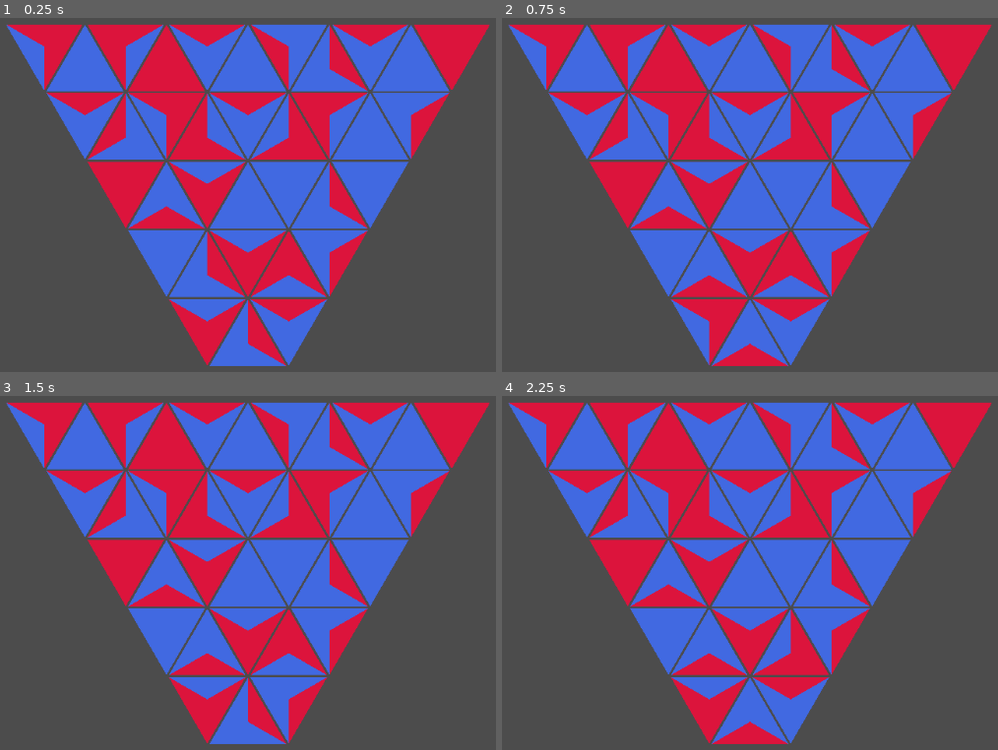
Above: before the commit, frames 1-4 (two rows, left to right).
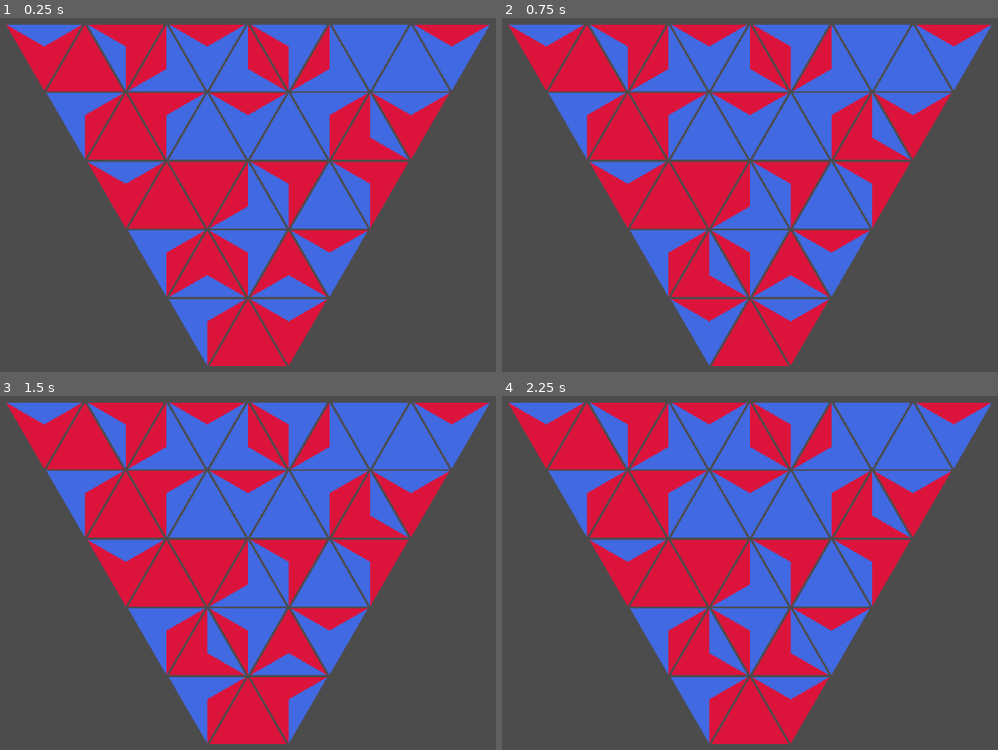
Above: after the commit, the same moments.

Repository: BoatsandJoes/tri-twist
Game: Godot game, scene res://scenes/Main.tscn
Two runs of this game, one before a commit and one after it. Both use one fixed random seed, a clock stepped at 60 frames per second and the inputs below.
Inputs (mouse positions are in pixels of both pictures, inside the frame that each line leads up to):
- Up to frame 1 (0.25 s): no input
- Up to frame 2 (0.75 s): tap Enter (ui_accept) at 0.5 s; move the mouse to (670, 297) at 0.52 s; click (670, 297) at 0.67 s
- Up to frame 3 (1.5 s): tap Enter (ui_accept) at 0.77, 1.25 s; move the mouse to (208, 742) at 1.27 s; click (208, 742) at 1.42 s
- Up to frame 4 (2.25 s): tap Enter (ui_accept) at 1.52, 2 s; move the mouse to (750, 675) at 2.02 s; click (750, 675) at 2.17 s

The runs differ from the first frame. In frame 1, 26% of the frame differs, in the area x 1-99%, y 1-99%; in frame 2, 26%; in frame 3, 26%; in frame 4, 27%.

Commit message:
Refactored cells to have an empty state, as well as the way neighbors and empty cells are fetched.

Diff:
--- a/project.godot
+++ b/project.godot
@@ -8,9 +8,20 @@
 
 config_version=4
 
-_global_script_classes=[  ]
+_global_script_classes=[ {
+"base": "Node2D",
+"class": "GameGrid",
+"language": "GDScript",
+"path": "res://scenes/GameGrid.gd"
+}, {
+"base": "Area2D",
+"class": "TriangleCell",
+"language": "GDScript",
+"path": "res://scenes/TriangleCell.gd"
+} ]
 _global_script_class_icons={
-
+"GameGrid": "",
+"TriangleCell": ""
 }
 
 [application]
--- a/scenes/GameGrid.gd
+++ b/scenes/GameGrid.gd
@@ -1,12 +1,15 @@
 extends Node2D
+class_name GameGrid
 
 
-export (PackedScene) var Triangle
-export var triangleSize: int
+export (PackedScene) var TriangleCell
+export var cellSize: int
 export var margin: int
 var grid: Array
 var window: Rect2
 var gravityTimer: Timer
+enum Direction {LEFT, RIGHT, VERTICAL}
+enum Rotation {CLOCKWISE, COUNTERCLOCKWISE}
 
 # Called when the node enters the scene tree for the first time.
 func _ready():
@@ -20,104 +23,105 @@
 			[null, null, null, null, null, null, null],
 			[null, null, null, null, null, null, null, null, null],
 			[null, null, null, null, null, null, null, null, null, null, null]]
+	for rowIndex in grid.size():
+		for columnIndex in grid[rowIndex].size():
+			grid[rowIndex][columnIndex] = TriangleCell.instance()
+			grid[rowIndex][columnIndex].init(cellSize, rowIndex, columnIndex, get_position_for_cell(rowIndex, columnIndex))
+			grid[rowIndex][columnIndex].fill_randomly()
+			add_child(grid[rowIndex][columnIndex])
+	# Fill grid randomly; debug
 	fill_grid()
 
 func fill_grid():
-	var emptyCell = get_empty_cell()
-	while (emptyCell != [-1, -1]):
-		var triangle = Triangle.instance()
-		triangle.init(triangleSize)
-		# set position
-		triangle.position = get_triangle_position_for_cell(emptyCell[1], emptyCell[0])
-		# flip every odd triangle
-		if emptyCell[0] % 2 == 1:
-			triangle.flip()
-		# Place triangle in grid datastructure
-		grid[emptyCell[1]][emptyCell[0]] = triangle
-		# add triangle to scene tree
-		add_child(triangle)
-		# check empty cells again
-		emptyCell = get_empty_cell()
+	# fills all cells with random triangles
+	for emptyCell in get_all_empty_cells():
+		emptyCell.fill_randomly()
 
-func get_triangle_position_for_cell(rowIndex: int, triangleIndex: int) -> Vector2:
-	return Vector2((window.size[0]/2) - triangleSize/2 +
-				((triangleIndex - (grid[rowIndex].size()/2)) * ((triangleSize/2) + margin)),
-				window.size[1] - triangleSize - (rowIndex * ((triangleSize * sqrt(3) / 2) + margin)))
+func get_position_for_cell(rowIndex: int, columnIndex: int) -> Vector2:
+	return Vector2((window.size[0]/2) - cellSize/2 +
+				((columnIndex - (grid[rowIndex].size()/2)) * ((cellSize/2) + margin)),
+				window.size[1] - cellSize - (rowIndex * ((cellSize * sqrt(3) / 2) + margin)))
 
-func get_empty_cell():
+func get_all_empty_cells() -> Array:
+	var results = []
 	for rowIndex in grid.size():
-		for triangleIndex in grid[rowIndex].size():
-			if grid[rowIndex][triangleIndex] == null:
-				return [triangleIndex,rowIndex]
-	return [-1, -1]
+		for columnIndex in grid[rowIndex].size():
+			if grid[rowIndex][columnIndex].empty:
+				results.append(grid[rowIndex][columnIndex])
+	return results
+
+func get_neighbor(rowIndex: int, columnIndex: int, direction: int) -> TriangleCell:
+	if direction == Direction.LEFT && columnIndex > 0:
+		return grid[rowIndex][columnIndex - 1]
+	elif direction == Direction.RIGHT && columnIndex < grid[rowIndex].size() - 1:
+		return grid[rowIndex][columnIndex + 1]
+	elif direction == Direction.VERTICAL:
+		if grid[rowIndex][columnIndex].pointFacingUp && rowIndex > 0:
+			return grid[rowIndex - 1][columnIndex - 1]
+		elif !grid[rowIndex][columnIndex].pointFacingUp && rowIndex < grid.size() - 1:
+			return grid[rowIndex + 1][columnIndex + 1]
+	return null
 
 func _input(event):
 	if event is InputEventMouseButton:
 		if event.pressed:
 			for rowIndex in grid.size():
-				for triangleIndex in grid[rowIndex].size():
-					if grid[rowIndex][triangleIndex] != null && grid[rowIndex][triangleIndex].triangleFocused:
-						handle_triangle_input(rowIndex, triangleIndex, event)
+				for columnIndex in grid[rowIndex].size():
+					if grid[rowIndex][columnIndex].cellFocused:
+						handle_cell_input(rowIndex, columnIndex, event)
+						break
 	elif event is InputEventKey && event.is_action_pressed("ui_accept"):
 		# kick off gravity, debug
 		$GravityTimer.start()
-	elif event is InputEventKey && event.is_action_pressed("ui_escape"):
-		get_tree().quit()
 
-func handle_triangle_input(rowIndex: int, triangleIndex: int, event: InputEventMouseButton):
+func handle_cell_input(rowIndex: int, columnIndex: int, event: InputEventMouseButton):
 	if event.button_index == 3:
 		# delete tile, debug
-		grid[rowIndex][triangleIndex].free()
+		grid[rowIndex][columnIndex].clear()
 	if event.button_index == 1 || event.button_index == 2:
 		# rotate
 		var rotation
 		if event.button_index == 1:
-			rotation = -1
+			rotation = Rotation.COUNTERCLOCKWISE
 		else:
-			rotation = 1
-		grid[rowIndex][triangleIndex].spin(rotation)
+			rotation = Rotation.CLOCKWISE
+		grid[rowIndex][columnIndex].spin(rotation)
 		# Get and rotate neighbors opposite way
-		rotation = -rotation
-		if triangleIndex > 0 && grid[rowIndex][triangleIndex - 1] != null:
-			grid[rowIndex][triangleIndex - 1].spin(rotation)
-		if triangleIndex < grid[rowIndex].size() - 1 && grid[rowIndex][triangleIndex + 1] != null:
-			grid[rowIndex][triangleIndex + 1].spin(rotation)
-		if grid[rowIndex][triangleIndex].pointFacingUp && rowIndex > 0 && grid[rowIndex - 1][triangleIndex - 1] != null:
-			grid[rowIndex - 1][triangleIndex - 1].spin(rotation)
-		elif !grid[rowIndex][triangleIndex].pointFacingUp && rowIndex < grid.size() - 1 && grid[rowIndex + 1][triangleIndex + 1] != null:
-			grid[rowIndex + 1][triangleIndex + 1].spin(rotation)
+		for i in range(3):
+			var neighbor = get_neighbor(rowIndex, columnIndex, i)
+			if neighbor != null:
+				neighbor.spin(-rotation)
 
 # Called every frame. 'delta' is the elapsed time since the previous frame.
 #func _process(delta):
 #	pass
 
-func move_triangle_down_one_step(rowIndex: int, triangleIndex: int):
-	#TODO
-	pass
-
 func _on_GravityTimer_timeout():
 	var floatingPieces = false
-	# scan for floating pieces
-	var emptyCell = get_empty_cell()
-	if emptyCell != [-1, -1]:
-		if emptyCell[0]%2 != 1:
+	# scan for floating pieces and move each one once
+	for emptyCell in get_all_empty_cells():
+		if !emptyCell.pointFacingUp:
 			# Check cell above
-			if emptyCell[1] < grid.size() - 1 && grid[emptyCell[1] + 1][emptyCell[0] + 1] != null:
+			if get_neighbor(emptyCell.rowIndex, emptyCell.columnIndex, Direction.VERTICAL) != null:
 				floatingPieces = true
-				move_triangle_down_one_step(emptyCell[1] + 1, emptyCell[0] + 1)
+				#TODO move_triangle_down_one_step(emptyCell[0] + 1, emptyCell[1] + 1)
 		else:
 			# Check left neighbor
-			if emptyCell[0] > 0 && grid[emptyCell[1]][emptyCell[0] - 1] != null:
-				# Move piece right
-				grid[emptyCell[1]][emptyCell[0]] = grid[emptyCell[1]][emptyCell[0] - 1]
-				grid[emptyCell[1]][emptyCell[0] - 1] = null
-				grid[emptyCell[1]][emptyCell[0]].topple(1)
+			var leftNeighbor = get_neighbor(emptyCell.rowIndex, emptyCell.columnIndex, Direction.LEFT)
+			if leftNeighbor != null && !leftNeighbor.empty:
+				# Move piece right TODO
+				floatingPieces = true
+				#grid[emptyCell[0]][emptyCell[1]] = grid[emptyCell[0]][emptyCell[1] - 1]
+				#grid[emptyCell[0]][emptyCell[1] - 1] = null
+				#grid[emptyCell[0]][emptyCell[1]].topple(1)
 			# Check right neighbor
-			elif emptyCell[0] < grid[emptyCell[1]].size() - 1 && grid[emptyCell[1]][emptyCell[0] + 1] != null:
-				# Move piece left
-				grid[emptyCell[1]][emptyCell[0]] = grid[emptyCell[1]][emptyCell[0] + 1]
-				grid[emptyCell[1]][emptyCell[0] + 1] = null
-				grid[emptyCell[1]][emptyCell[0]].topple(-1)
+			var rightNeighbor = get_neighbor(emptyCell.rowIndex, emptyCell.columnIndex, Direction.RIGHT)
+			if rightNeighbor != null && !rightNeighbor.empty:
+				# Move piece left TODO
+				floatingPieces = true
+				#grid[emptyCell[0]][emptyCell[1]] = grid[emptyCell[0]][emptyCell[1] + 1]
+				#grid[emptyCell[0]][emptyCell[1] + 1] = null
+				#grid[emptyCell[0]][emptyCell[1]].topple(-1)
 	if !floatingPieces:
 		# stop gravity and fill grid; debug
 		$GravityTimer.stop()
--- a/scenes/GameGrid.tscn
+++ b/scenes/GameGrid.tscn
@@ -1,12 +1,12 @@
 [gd_scene load_steps=3 format=2]
 
 [ext_resource path="res://scenes/GameGrid.gd" type="Script" id=1]
-[ext_resource path="res://scenes/Triangle.tscn" type="PackedScene" id=2]
+[ext_resource path="res://scenes/TriangleCell.tscn" type="PackedScene" id=2]
 
 [node name="GameGrid" type="Node2D"]
 script = ExtResource( 1 )
-Triangle = ExtResource( 2 )
-triangleSize = 100
+TriangleCell = ExtResource( 2 )
+cellSize = 100
 margin = 3
 
 [node name="GravityTimer" type="Timer" parent="."]
--- a/scenes/Triangle.gd
+++ b/scenes/TriangleCell.gd
@@ -1,69 +1,81 @@
 extends Area2D
+class_name TriangleCell
 
 var size: int
-const colors = [Color.royalblue, Color.crimson]
-var leftColor: int
-var rightColor: int
-var verticalColor: int
+const colors = [Color.royalblue, Color.crimson, Color.black]
+var leftColor: int = colors.size() - 1
+var rightColor: int = colors.size() - 1
+var verticalColor: int = colors.size() - 1
 var pointFacingUp = false
-var triangleFocused = false
+var cellFocused = false
+var empty = true
+var rowIndex: int
+var columnIndex: int
 
+# Called when the node enters the scene tree for the first time.
 func _ready():
 	pass
 
-# Called when the node enters the scene tree for the first time.
-func init(triangleSize: int):
+# Call after instantiation to initialize.
+func init(triangleSize: int, triRowIndex: int, triColumnIndex: int, cellPostion: Vector2):
 	size = triangleSize
+	rowIndex = triRowIndex
+	columnIndex = triColumnIndex
+	# set position
+	position = cellPostion
 	# Define vertices
 	var baseVectorArray = PoolVector2Array()
 	baseVectorArray.append(Vector2(0, 0))
 	baseVectorArray.append(Vector2(size, 0))
 	baseVectorArray.append(Vector2(size/2, size * sqrt(3) / 2))
 	$CollisionPolygon2D.set_polygon(baseVectorArray)
-	# Define vertices and color and position of children
+	# Define vertices of children
 	# left
-	leftColor = randi() % colors.size()
-	$LeftEdge.set_color(colors[leftColor])
 	var leftEdgeVectorArray = PoolVector2Array()
 	leftEdgeVectorArray.append(Vector2(0, 0))
 	leftEdgeVectorArray.append(Vector2(size/2, size * sqrt(3) / 2))
 	leftEdgeVectorArray.append(Vector2(size/2, size * sqrt(3) / 6))
 	$LeftEdge.set_polygon(leftEdgeVectorArray)
 	# right
-	rightColor = randi() % colors.size()
-	$RightEdge.set_color(colors[rightColor])
 	var rightEdgeVectorArray = PoolVector2Array()
 	rightEdgeVectorArray.append(Vector2(size, 0))
 	rightEdgeVectorArray.append(Vector2(size/2, size * sqrt(3) / 2))
 	rightEdgeVectorArray.append(Vector2(size/2, size * sqrt(3) / 6))
 	$RightEdge.set_polygon(rightEdgeVectorArray)
 	# vertical
-	verticalColor = randi() % colors.size()
-	$VerticalEdge.set_color(colors[verticalColor])
 	var verticalEdgeVectorArray = PoolVector2Array()
 	verticalEdgeVectorArray.append(Vector2(0, 0))
 	verticalEdgeVectorArray.append(Vector2(size, 0))
 	verticalEdgeVectorArray.append(Vector2(size/2, size * sqrt(3) / 6))
 	$VerticalEdge.set_polygon(verticalEdgeVectorArray)
+	# flip every odd triangle cell
+	if columnIndex % 2 == 1:
+		flip()
+	# make empty
+	clear()
 	# offset so the center is in the center
 	#translate(Vector2(-size/2,-(size * tan(PI/6))))
 
+func fill_randomly():
+	leftColor = randi() % (colors.size() - 1)
+	$LeftEdge.set_color(colors[leftColor])
+	rightColor = randi() % (colors.size() - 1)
+	$RightEdge.set_color(colors[rightColor])
+	verticalColor = randi() % (colors.size() - 1)
+	$VerticalEdge.set_color(colors[verticalColor])
+	empty = false
+
 func flip():
 	scale = Vector2(1, scale[1] * -1)
-	#TODO position fix should work no matter whether we are flipping up or down
+	# Position fix will cause the tile to drift if flipped more than once
 	position = Vector2(position[0], position[1] + size * 0.87)
 	pointFacingUp = !pointFacingUp
 
-func topple(direction: int):
-	# 1 is right, -1 is left
-	# TODO
-	pass
-
-func spin(direction: int):
+func spin(rotation: int):
 	var tempVerticalColor = verticalColor
 	var tempLeftColor = leftColor
-	# -1 is counterclockwise, 1 is clockwise
-	if (direction == -1 && !pointFacingUp) || (direction == 1 && pointFacingUp):
+	if ((rotation == get_parent().Rotation.COUNTERCLOCKWISE && !pointFacingUp)
+			|| (rotation == get_parent().Rotation.CLOCKWISE && pointFacingUp)):
 		verticalColor = rightColor
 		leftColor = tempVerticalColor
 		rightColor = tempLeftColor
@@ -75,14 +87,21 @@
 	$LeftEdge.set_color(colors[leftColor])
 	$RightEdge.set_color(colors[rightColor])
 
+func clear():
+	leftColor = colors.size() - 1
+	$LeftEdge.set_color(colors[leftColor])
+	rightColor = colors.size() - 1
+	$RightEdge.set_color(colors[rightColor])
+	verticalColor = colors.size() - 1
+	$VerticalEdge.set_color(colors[verticalColor])
+	empty = true
+
 # Called every frame. 'delta' is the elapsed time since the previous frame.
 #func _process(delta):
 #	pass
 
+func _on_TriangleCell_mouse_entered():
+	cellFocused = true
 
-func _on_Triangle_mouse_entered():
-	triangleFocused = true
-
-
-func _on_Triangle_mouse_exited():
-	triangleFocused = false
+func _on_TriangleCell_mouse_exited():
+	cellFocused = false
--- a/scenes/Triangle.tscn
+++ b/scenes/TriangleCell.tscn
@@ -1,8 +1,8 @@
 [gd_scene load_steps=2 format=2]
 
-[ext_resource path="res://scenes/Triangle.gd" type="Script" id=1]
+[ext_resource path="res://scenes/TriangleCell.gd" type="Script" id=1]
 
-[node name="Triangle" type="Area2D"]
+[node name="TriangleCell" type="Area2D"]
 script = ExtResource( 1 )
 
 [node name="VerticalEdge" type="Polygon2D" parent="."]
@@ -12,5 +12,5 @@
 [node name="RightEdge" type="Polygon2D" parent="."]
 
 [node name="CollisionPolygon2D" type="CollisionPolygon2D" parent="."]
-[connection signal="mouse_entered" from="." to="." method="_on_Triangle_mouse_entered"]
-[connection signal="mouse_exited" from="." to="." method="_on_Triangle_mouse_exited"]
+[connection signal="mouse_entered" from="." to="." method="_on_TriangleCell_mouse_entered"]
+[connection signal="mouse_exited" from="." to="." method="_on_TriangleCell_mouse_exited"]
Not shown, changed: README.md
